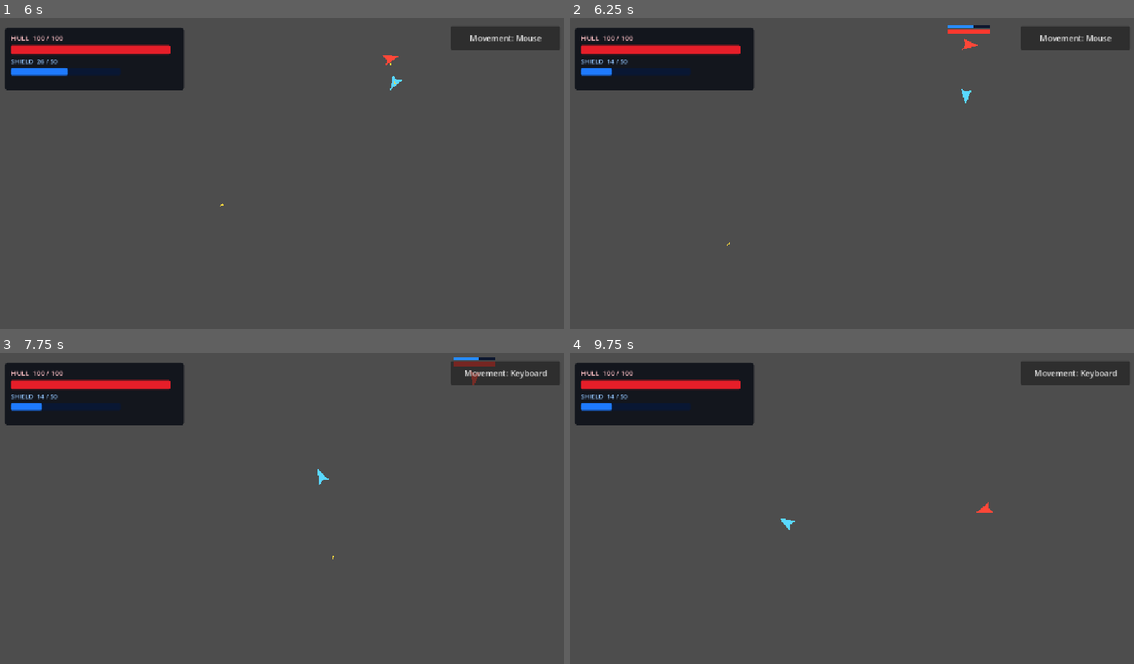
Above: before the commit, frames 1-4 (two rows, left to right).
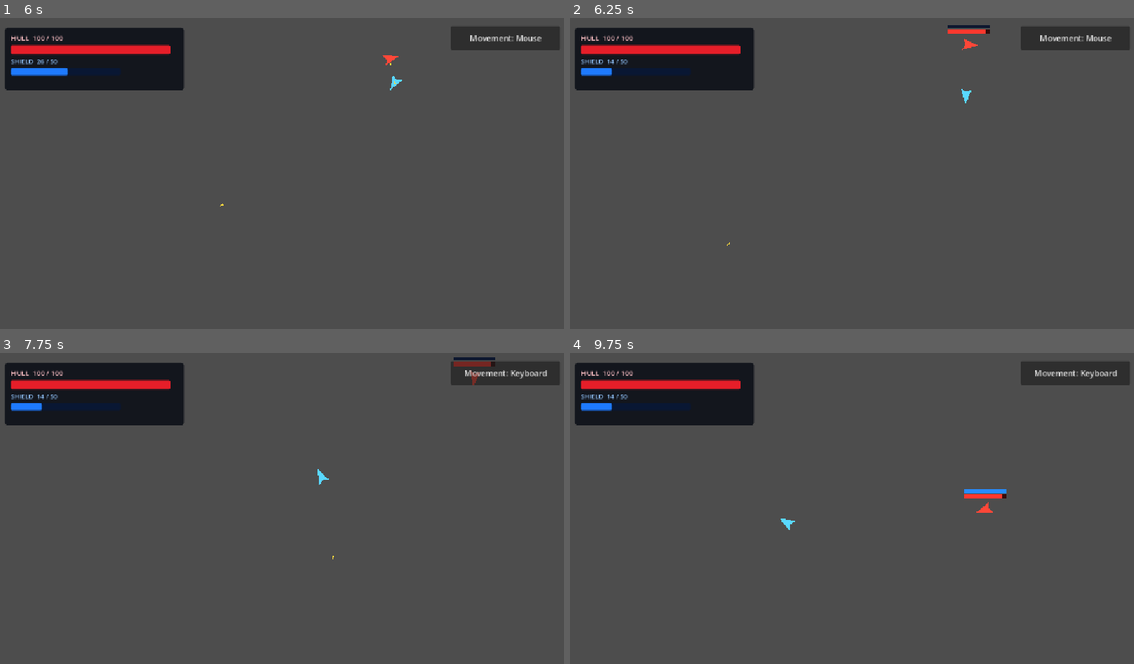
Above: after the commit, the same moments.

Repository: Bbran4/SpaceDelivery
Game: Godot game, scene res://scenes/tests/hud_test.tscn
The game is run twice, just before and just after one commit, with the same random seed, the same clock (stepped at 60 frames per second) and the same inputs.
Inputs (mouse positions are in pixels of both pictures, inside the frame that each line leads up to):
- Up to frame 1 (6 s): click "Movement: Keyboard" at 0.5 s; click "Movement: Mouse" at 1.25 s; move the mouse to (253, 245) at 2.02 s; hold W (up) 2.03-3.53 s; move the mouse to (451, 226) at 2.77 s; tap Enter at 3.5 s; move the mouse to (107, 129) at 3.52 s; hold A (left) 3.53-5.03 s; move the mouse to (310, 179) at 4.27 s; move the mouse to (197, 98) at 5.02 s; hold S (down) 5.03-5.78 s; move the mouse to (406, 164) at 5.77 s; hold D (right) from 5.78 s (still down)
- Up to frame 2 (6.25 s): keep holding D (right)
- Up to frame 3 (7.75 s): move the mouse to (169, 530) at 6.52 s; release D (right) at 6.53 s; hold W (up) 6.53-7.28 s; tap Space at 7.25 s; move the mouse to (338, 443) at 7.27 s; hold D (right) from 7.28 s (still down)
- Up to frame 4 (9.75 s): move the mouse to (823, 580) at 8.02 s; move the mouse to (1021, 561) at 8.77 s; move the mouse to (677, 464) at 9.52 s; release D (right) at 9.53 s; hold S (down) from 9.53 s (still down)

Frame 1 is identical in both runs. In frame 2, less than 0.1% of the frame differs, in the area x 66-75%, y 2-6%; in frame 3, less than 0.1%; in frame 4, 0.2%, in the area x 69-78%, y 43-47%.

Commit message:
Lower enemy ship durability

Diff:
--- a/scenes/enemy_ship.tscn
+++ b/scenes/enemy_ship.tscn
@@ -10,8 +10,8 @@
 
 [node name="EnemyShip" type="CharacterBody2D" groups=["enemy"]]
 script = ExtResource("1_ship")
-max_hull = 70.0
-max_shield = 30.0
+max_hull = 20.0
+max_shield = 10.0
 movement_speed = 160.0
 acceleration = 350.0
 turn_rate = 150.0
